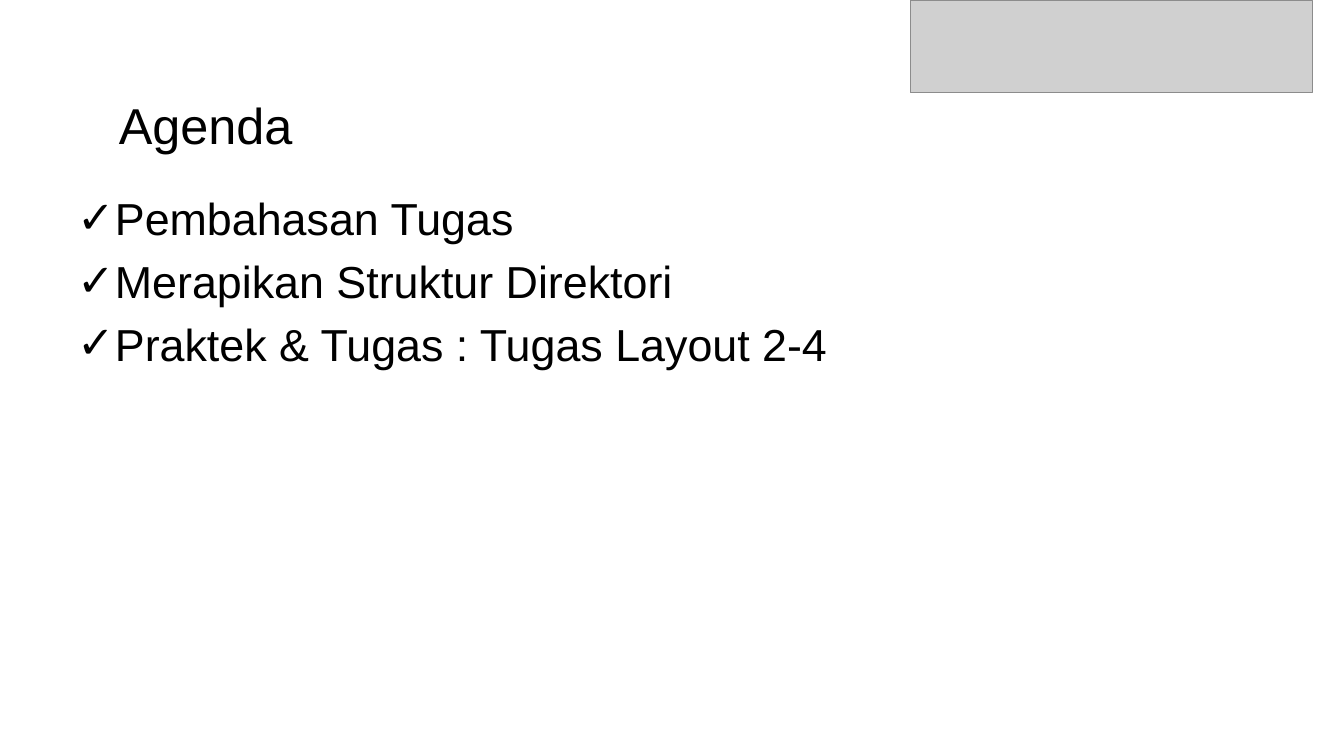
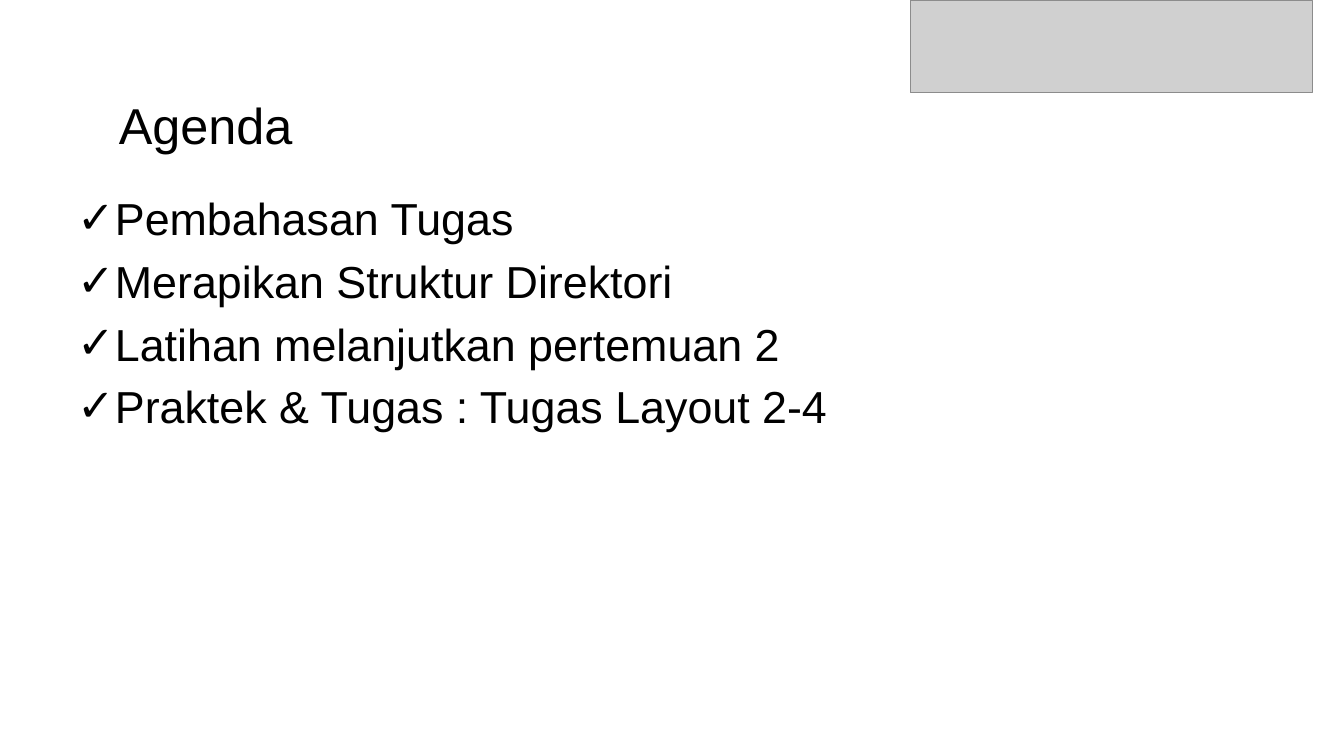
Before and after one commit to jodyaryono/class_programmer-mrbj, a slide deck: slide 3 of pertemuan_3/slide/D3-MRBJ-PRG.pptx. Drawn at 1344x756 pixels with LibreOffice and Linux fonts; fonts in the diff are those of the drawing; grey boxes stand for pictures; background and template pictures are left out. Boxes give left, top, right and bottom in pixels: in the first picture for what was removed or moved away, otherwise in the second. Text is boxed around its words. In the diff, an @@ line names an element or a change of style, - is before the commit and + after.

Commit message:
Update Pertemuan

```diff
--- a/pertemuan_3/slide/D3-MRBJ-PRG.pptx
+++ b/pertemuan_3/slide/D3-MRBJ-PRG.pptx
@@ text at [115,328,780,370]: paragraph added @@
+✓ Latihan melanjutkan pertemuan 2
```
Also in this commit, not shown: 1 other file.
